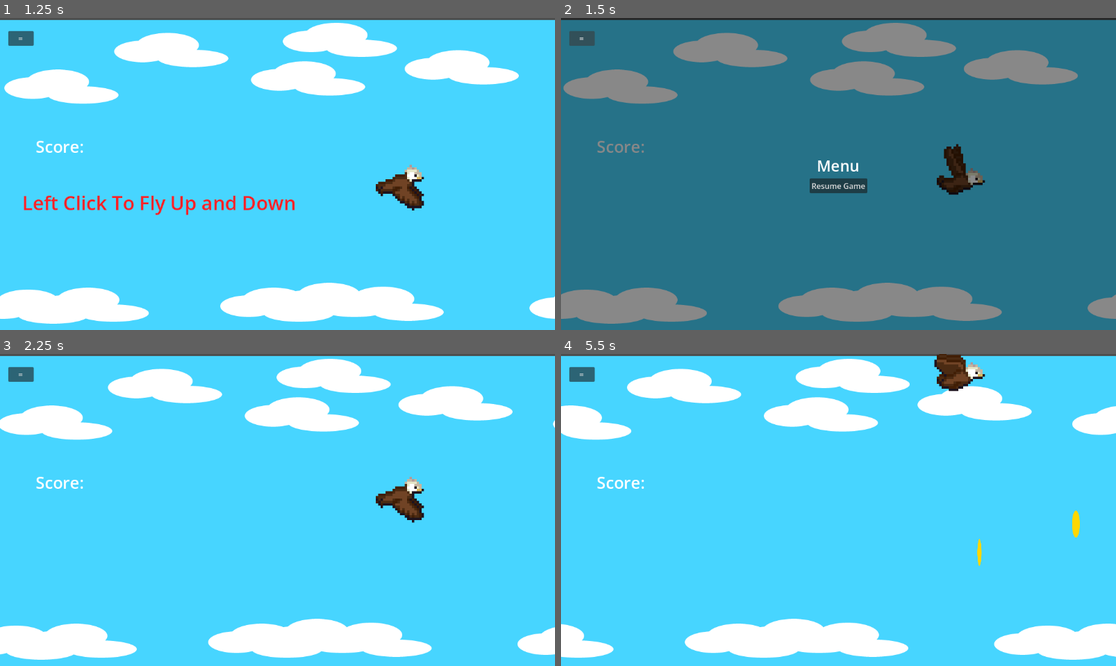
Above: before the commit, frames 1-4 (two rows, left to right).
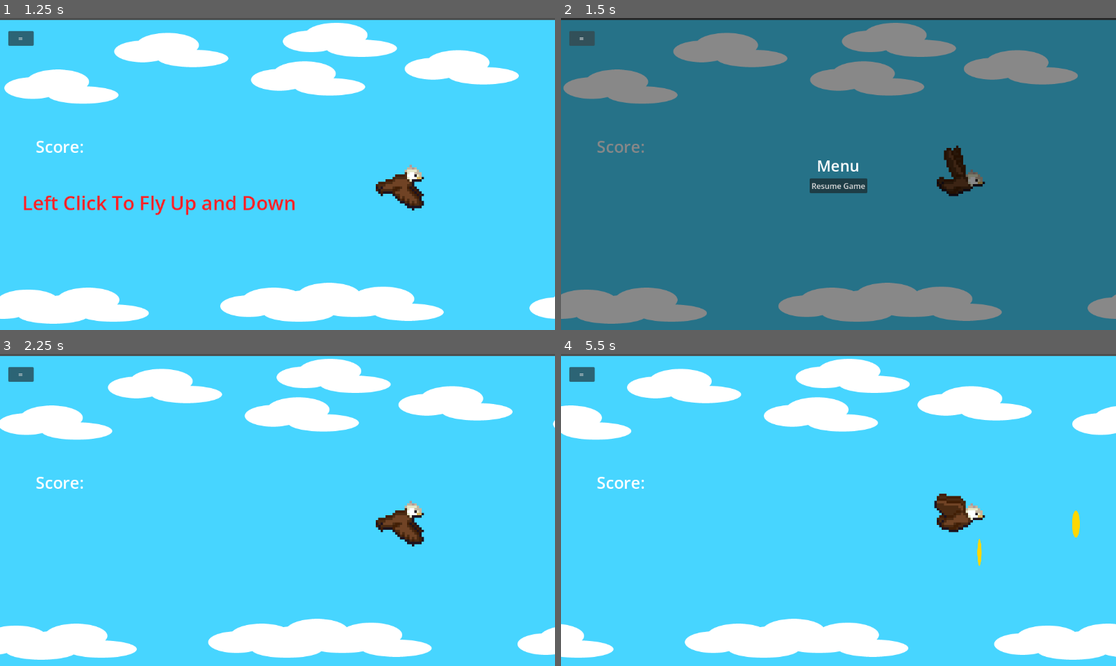
Above: after the commit, the same moments.

Repository: monofox9/eagle-run
Game: Godot game, scene res://scenes/title_screen.tscn
Same seed, same stepped clock (60 frames per second), same inputs: the game is played once before the commit and once after it.
Inputs:
- Up to frame 1 (1.25 s): click "Play" at 0.5 s
- Up to frame 2 (1.5 s): click "=" at 1.25 s
- Up to frame 3 (2.25 s): click "Resume Game" at 2 s
- Up to frame 4 (5.5 s): click "=" at 2.75 s; click "Resume Game" at 3.5 s; click "=" at 4.25 s; click "Resume Game" at 5 s

Frame 1 is identical in both runs. In frame 2, 0.2% of the frame differs, in the area x 67-77%, y 40-58%; in frame 3, 1.2%; in frame 4, 1.5%, in the area x 67-77%, y 0-58%.

Commit message:
bug fix
fixed bug where player moves when clicking ui element

Diff:
--- a/scenes/game_level.tscn
+++ b/scenes/game_level.tscn
@@ -14,22 +14,24 @@
 
 [node name="game-level" type="Node2D" unique_id=1273591819 groups=["player"]]
 
-[node name="sky-far" type="Parallax2D" parent="." unique_id=308305083]
+[node name="env" type="Node2D" parent="." unique_id=304212662]
+
+[node name="sky-far" type="Parallax2D" parent="env" unique_id=308305083]
 scroll_scale = Vector2(0.2, 1)
 repeat_size = Vector2(1152, 0)
 script = ExtResource("1_6fv2f")
 scroll_speed = 50.0
 
-[node name="Sprite2D" type="Sprite2D" parent="sky-far" unique_id=2008086532]
+[node name="Sprite2D" type="Sprite2D" parent="env/sky-far" unique_id=2008086532]
 position = Vector2(581, 328)
 texture = ExtResource("1_h3dka")
 
-[node name="sky-near" type="Parallax2D" parent="." unique_id=2110070668]
+[node name="sky-near" type="Parallax2D" parent="env" unique_id=2110070668]
 scroll_scale = Vector2(0.5, 1)
 repeat_size = Vector2(1152, 0)
 script = ExtResource("3_3tmo4")
 
-[node name="Sprite2D" type="Sprite2D" parent="sky-near" unique_id=390959145]
+[node name="Sprite2D" type="Sprite2D" parent="env/sky-near" unique_id=390959145]
 position = Vector2(580, 590)
 texture = ExtResource("4_3tmo4")
 
@@ -75,7 +77,7 @@
 text = "Red coins are worth 5 points!"
 script = ExtResource("9_bf4eo")
 
-[node name="PauseMenu" type="CanvasLayer" parent="." unique_id=1716326339]
+[node name="PauseMenu" type="CanvasLayer" parent="." unique_id=1716326339 groups=["ui"]]
 
 [node name="GameMenu" parent="PauseMenu" unique_id=158152038 instance=ExtResource("11_1rrsa")]
 unique_name_in_owner = true
--- a/scripts/coin_instructions.gd
+++ b/scripts/coin_instructions.gd
@@ -10,15 +10,12 @@
 
 var already_displayed = false
 
-# Called every frame. 'delta' is the elapsed time since the previous frame.
-func _process(delta: float) -> void:
-	pass
 
 func _on_supercoin_spawn():
 	if already_displayed == false:
 		visible = true
 
-func _on_coin_picked_up(points,isSuperCoin):
+func _on_coin_picked_up(points, isSuperCoin):
 	if isSuperCoin == true:
 		already_displayed = true
 		visible = false
--- a/scripts/player.gd
+++ b/scripts/player.gd
@@ -6,12 +6,15 @@
 @export var acceleration: float = 8.0
 @export var stop_threshold: float = 4.0
 
+
+
 var target_y: float
 
 func _ready():
 	target_y = global_position.y
 
-func _input(event):
+
+func _unhandled_input(event):
 	if event is InputEventMouseButton and event.pressed:
 		#Emit signal @maynotuse
 		emit_signal("clicked")
